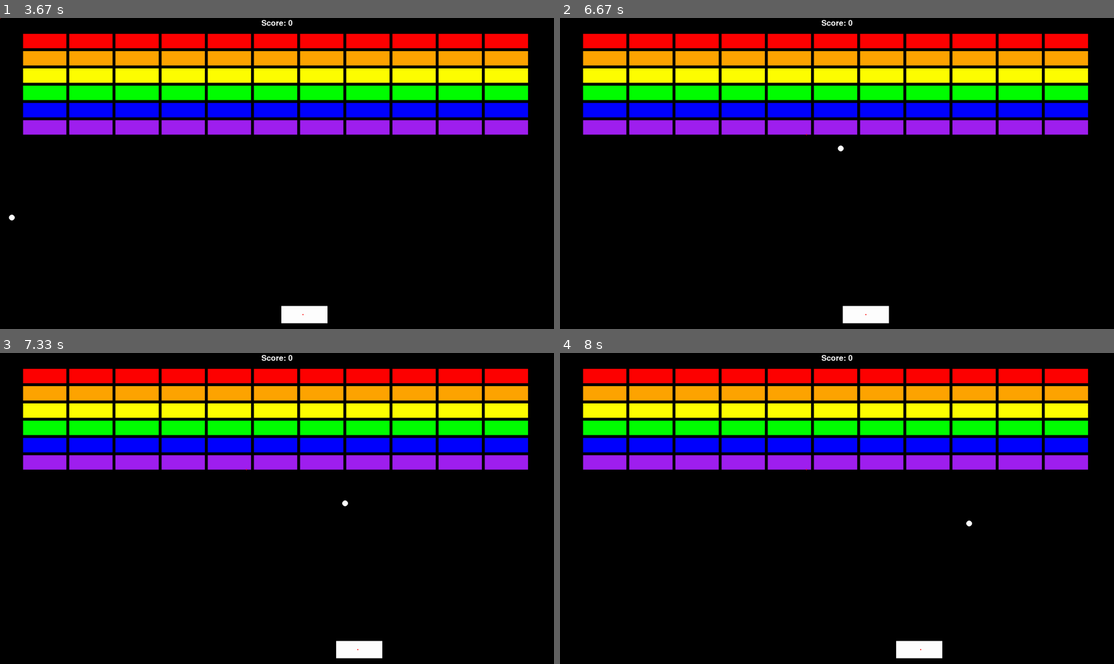
Above: before the commit, frames 1-4 (two rows, left to right).
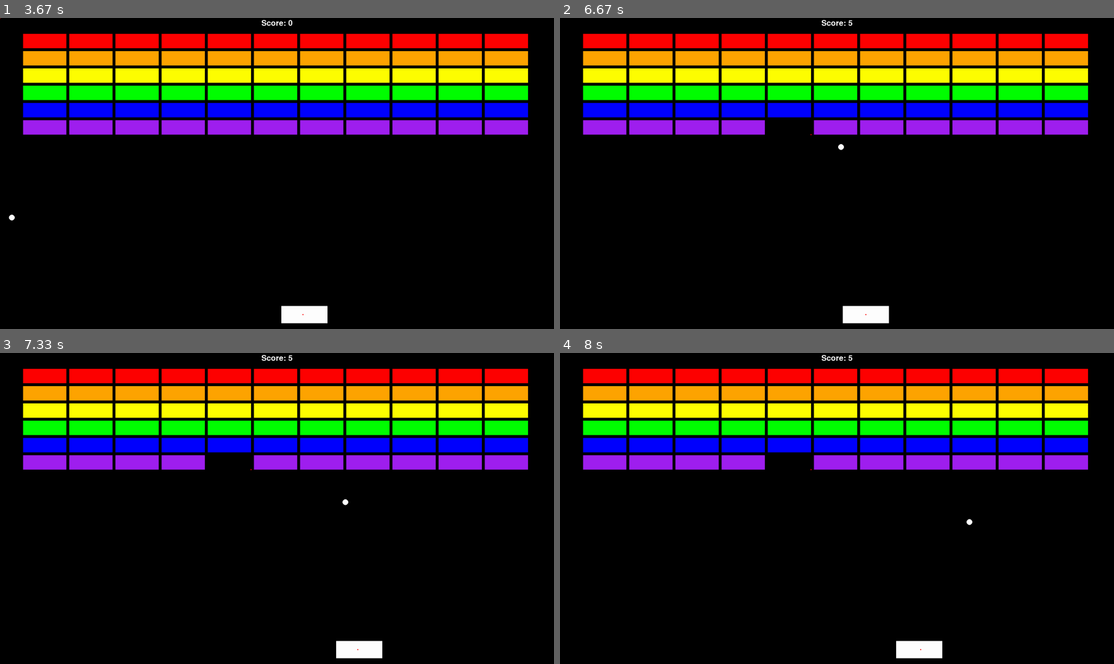
Above: after the commit, the same moments.

Repository: krazzei/pygame_breakout
Game: pygame game, started from main.py
The game is run twice, just before and just after one commit, with the same random seed, the same clock (stepped at 60 frames per second) and the same inputs.
Inputs:
- Up to frame 1 (3.67 s): hold D 0.33-0.8 s; hold D 0.83-1.3 s; tap Space at 0.9, 1.2, 1.4, 1.7, 1.97, 2.27, 2.4, 2.7, 3.07, 3.37, 3.57 s; hold A 1.33-1.87 s; hold A 1.9-2.3 s; hold D 2.33-2.97 s; hold A 3-3.47 s; hold D from 3.5 s (still down)
- Up to frame 2 (6.67 s): tap Space at 3.87, 4.07, 4.37, 4.57, 4.87, 5.13, 5.43, 5.57, 5.87, 6.23, 6.53 s; release D at 3.97 s; hold D 4-4.47 s; hold A 4.5-5.03 s; hold A 5.07-5.47 s; hold D 5.5-6.13 s; hold A 6.17-6.63 s
- Up to frame 3 (7.33 s): hold D 6.67-7.13 s; tap Space at 6.73, 7.03, 7.23 s; hold D from 7.17 s (still down)
- Up to frame 4 (8 s): tap Space at 7.53, 7.73 s; release D at 7.63 s; hold A from 7.67 s (still down)

Frame 1 is identical in both runs. In frame 2, 0.4% of the frame differs, in the area x 37-53%, y 0-43%; in frame 3, 0.4%; in frame 4, 0.4%.

Commit message:
Physics re-write, walls are now rects instead of lines, player converted to new physics system, finished block collision by adding sounds and score back.

Diff:
--- a/main.py
+++ b/main.py
@@ -21,6 +21,15 @@
 award_amount = 5
 score = 0
 
+walls = []
+# Left
+walls.append(pygame.Rect((-20, 0), (20, screen.get_height())))
+# Top
+walls.append(pygame.Rect((0, -20), (screen.get_width(), 20)))
+# Right
+walls.append(pygame.Rect((screen.get_width(), 0), (20, screen.get_height())))
+
+
 player_pos = pygame.Vector2(screen.get_width() / 2 - 80, screen.get_height() - 80)
 player_size = pygame.Vector2(160, 60)
 cube_center = player_pos + (player_size) #pygame.Vector2(player_pos.x + 40, player_pos.y + 15)
@@ -77,13 +86,23 @@
 
     return (ball_pos, ball_velocity)
 
-def doWallPhysics2(ball_pos, bv_frame, ball_velocity, intersect_point, n):
+def doBouncePhysics(ball_pos, bv_frame, ball_velocity, intersect_point, n):
     print(f"{bv_frame}")
     leftover = (ball_pos - intersect_point).magnitude() - (ball_radius * 1.001)
     print(f"leftover {leftover} mag: {(ball_pos - intersect_point).magnitude()} br: {ball_radius * 1.001}")
     ball_pos += (leftover * ball_velocity)
     print(f"pos: {ball_pos}")
     ball_velocity = ball_velocity.reflect(n)
+    return ball_pos, ball_velocity
+
+def doBounceOffPlayer(ball_pos, bv_frame, ball_velocity, intersect_point, n, center_rect):
+    diff_dir = (intersect_point - center_rect).normalize()
+    print(f"{bv_frame}")
+    leftover = (ball_pos - intersect_point).magnitude() - (ball_radius * 1.001)
+    print(f"leftover {leftover} mag: {(ball_pos - intersect_point).magnitude()} br: {ball_radius * 1.001}")
+    ball_pos += (leftover * ball_velocity)
+    print(f"pos: {ball_pos}")
+    ball_velocity = (ball_velocity.reflect(n) + diff_dir).normalize()
     return ball_pos, ball_velocity
 
 def circleVsRectangle(circle_pos, circle_radius, rect):
@@ -287,42 +306,32 @@
                 if dc:
                     last_cp = contact_point
                     normal = findFaceNormal(ball_pos, b)
-                    print(f"{normal}")
+                    #print(f"{normal}")
                     ball_pos -= bv_frame
-                    print(f"ball_pos {ball_pos} ball_velocity {ball_velocity}")
-                    ball_pos, ball_velocity = doWallPhysics2(ball_pos, bv_frame, ball_velocity, contact_point, normal)
-                    print(f"ball_pos {ball_pos} ball_velocity {ball_velocity}")
-                #ball_pos, ball_velocity, did_collide = circleVelocityVsRectangle(ball_pos, bv_frame, ball_velocity,
-                #                                                    pygame.Vector2(b.x, b.y),
-                #                                                    pygame.Vector2(b.w, b.h))
-                #if did_collide:
-                #    bump_sfx.play()
-                #    blocks[y * x_count + x].update(-10, -10, 1, 1)
-                #    score += award_amount * y + award_amount
-                #    print(f"{score}")
-
-
-        ball_pos, ball_velocity = circleVelocityVsPlayerRectangle(ball_pos, bv_frame, ball_velocity,
-                                                            player_pos, player_size)
-
-        # TODO: make these rectangles!
-        if ball_pos.x < 0:
+                    #print(f"ball_pos {ball_pos} ball_velocity {ball_velocity}")
+                    ball_pos, ball_velocity = doBouncePhysics(ball_pos, bv_frame, ball_velocity, contact_point, normal)
+                    #print(f"ball_pos {ball_pos} ball_velocity {ball_velocity}")
+                    bump_sfx.play()
+                    score += award_amount * y + award_amount
+                    b.update(-10, -10, 1, 1)
+
+        #ball_pos, ball_velocity = circleVelocityVsPlayerRectangle(ball_pos, bv_frame, ball_velocity,
+        #                                                    player_pos, player_size)
+        p_rect = pygame.Rect(player_pos, player_size)
+        dc, contact_point = circleVsRectangle(ball_pos, ball_radius, p_rect)
+        if dc:
+            normal = findFaceNormal(ball_pos, p_rect)
+            ball_pos -= bv_frame
+            ball_pos, ball_velocity = doBounceOffPlayer(ball_pos, bv_frame, ball_velocity, contact_point, normal, p_rect.center)
             bump_sfx.play()
-            ball_pos, ball_velocity = doWallPhysics(ball_pos, bv_frame, ball_velocity,
-                                                      pygame.Vector2(0,0), pygame.Vector2(0, screen.get_height()),
-                                                      pygame.Vector2(1,0))
-
-        if ball_pos.y < 0:
-            bump_sfx.play()
-            ball_pos, ball_velocity = doWallPhysics(ball_pos, bv_frame, ball_velocity,
-                                                      pygame.Vector2(0,0), pygame.Vector2(screen.get_width(), 0),
-                                                      pygame.Vector2(0,1))
-
-        if ball_pos.x >= screen.get_width():
-            bump_sfx.play()
-            ball_pos, ball_velocity = doWallPhysics(ball_pos, bv_frame, ball_velocity,
-                                                      pygame.Vector2(screen.get_width(), 0), pygame.Vector2(screen.get_width(), screen.get_height()),
-                                                      pygame.Vector2(-1,0))
+
+        for w in walls:
+            dc, contact_point = circleVsRectangle(ball_pos, ball_radius, w)
+            if dc:
+                normal = findFaceNormal(ball_pos, w)
+                ball_pos -= bv_frame
+                ball_pos, ball_velocity = doBouncePhysics(ball_pos, bv_frame, ball_velocity, contact_point, normal)
+                bump_sfx.play()
 
         if ball_pos.y >= screen.get_height():
             game_over = True
